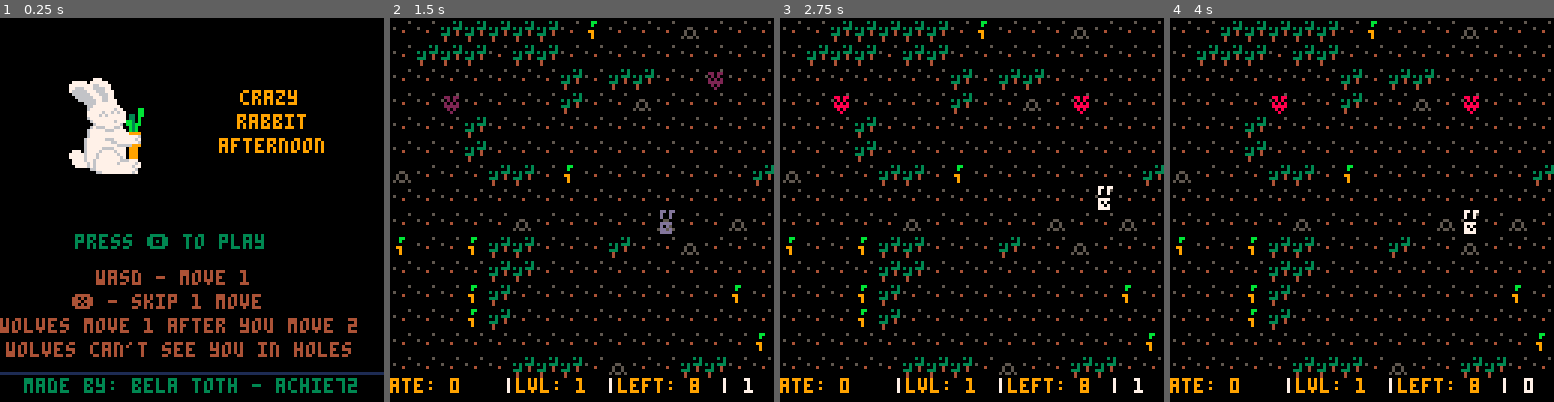
Above: before the commit, frames 1-4 (left to right).
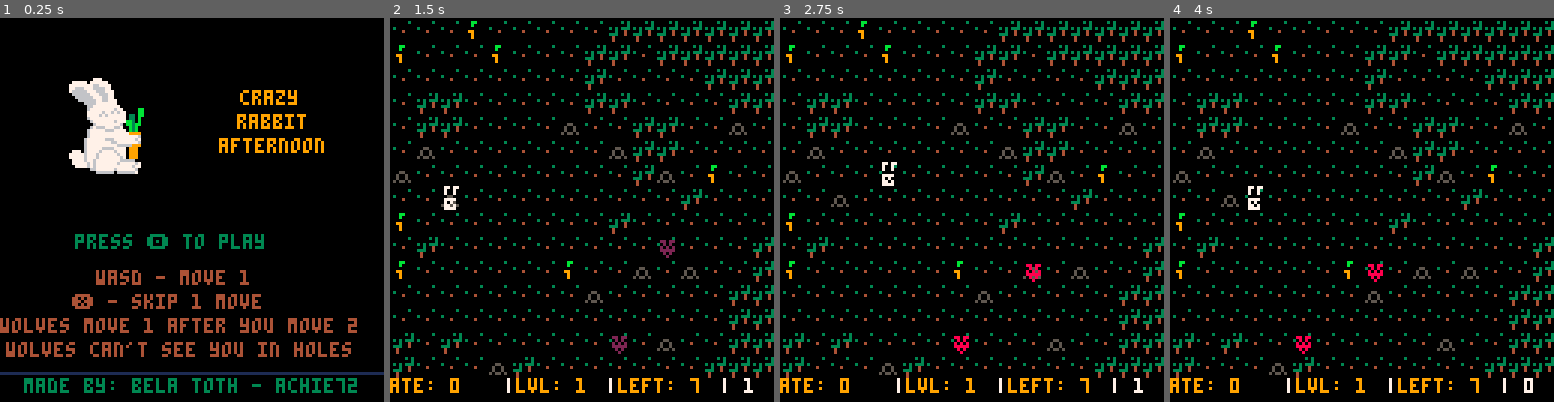
Above: after the commit, the same moments.

Repository: Achie72/crazy_rabbit_afternoon
Game: PICO-8 cartridge robunny.p8
Two runs of this game, one before a commit and one after it. Both use one fixed random seed, a clock stepped at 60 frames per second and the inputs below.
Inputs:
- Up to frame 1 (0.25 s): no input
- Up to frame 2 (1.5 s): tap X (X key) at 0.33, 1.07 s; tap O (Z key) at 0.7 s
- Up to frame 3 (2.75 s): hold Right 1.6-2.1 s; tap O (Z key) at 1.7, 2.1, 2.5 s; tap X (X key) at 1.85 s; hold Up 2.15-2.42 s; hold Right from 2.47 s (still down)
- Up to frame 4 (4 s): tap O (Z key) at 2.9, 3.3, 3.7 s; tap X (X key) at 2.97 s; release Right at 3.03 s; hold Left 3.08-3.58 s; hold Down 3.63-3.97 s

The runs differ from the first frame. In frame 1, less than 0.1% of the frame differs, in the area x 26-36%, y 36-41%; in frame 2, 13%; in frame 3, 13%; in frame 4, 13%, in the area x 0-100%, y 0-98%.

Commit message:
First iteration of Burrowing Through the Seasons Add Design document for it Add ability to move between burrows Add seasons Add stats menupoint
Fixes: #12
Fixes: #8

Diff:
--- a/robunny.p8
+++ b/robunny.p8
@@ -12,57 +12,103 @@
  state = 0, -- 0 for menu, 1 for game
  steps = 0,
  step_overflow_1 = 0,
- step_overflow_2 = 0
+ step_overflow_2 = 0,
+ brw_movement = 0
 }
+
+trees = {1,2,3,4}
+grounds = {5,6,7,8}
+burrow = 9
+burrow_highlight = 10
+
+season = 3 -- 1 summer, 2 fall, 3 winter, 4 spring
+season_duration = 50
+next_season = 0
+seasonal_movement = {2,2,2,2}
+seasonal_burrows = {0.05,0.04,0.05,0.01}
+seasonal_carrots = {0.05,0.02,0.01,0.03}
+seasonal_change = 0
 
 pressed_button = 0
 lost = 0
+carrot = 63
+paw = 48
 
 wolves={}
+burrows={}
 
 player={
   x = -1,
   y = -1,
   placed = 0
 }
+idx = 1
+old_idx = 1
+selecting = 0
+stats = 0
 
 function _init()
+ -- export("music.wav")
+ --music(0)
+  menuitem(2,"stats", show_stats)
+end
+
+function show_stats()
+  stats = 1
+end
+
+function init_game()
+
   lost = 0
   wolves = {}
+  burrows = {}
   player.x = -1
   player.y = -1
   player.placed = 0
   global.carrot_left = 0
+
+  calculate_seasons()
   cls()
 
   for x=0,global.mapsize-1 do
     for y=0,global.mapsize-2 do
-      mset(x,y,1)
+      mset(x,y,trees[season])
     end
   end
   dig(0,0,0.5,400)
   dig(8,8,0.5,400)
   dig(4,4,0.5,100)
-  place_rabbit_holes(0.05)
-  place_carrots(0.03)
+  place_rabbit_holes(seasonal_burrows[season])
+  place_carrots(seasonal_carrots[season])
 
   for x=0,global.mapsize-1 do
     for y=0,global.mapsize-2 do
-      if mget(x,y) == 4 then
+      if mget(x,y) == carrot then
         global.carrot_left += 1
       end
     end
   end
-  place_wolves(0.03)
+  place_wolves(0.05)
   place_player()
+  if (global.steps > 1) and ((global.steps%100) == 0) then
+    season += 1
+    if season > 4 then
+      season = 1
+    end
+  end
 end
 
 function place_rabbit_holes(probability)
   for x=0,global.mapsize-1 do
     for y=0,global.mapsize-2 do
       rng = rnd(1)
-      if (rng <= probability) and (mget(x,y) == 2) then
-        mset(x,y,3)
+      if (rng <= probability) and (mget(x,y) == grounds[season]) then
+        local brw = {
+          x = x,
+          y = y
+        }
+        add(burrows,brw)
+        mset(x,y,burrow)
       end
     end
   end
@@ -74,8 +120,8 @@
     for x=0,global.mapsize-1 do
       for y=0,global.mapsize-2 do
         rng = rnd(1)
-        if (rng <= probability) and (mget(x,y) == 2) then
-          mset(x,y,4)
+        if (rng <= probability) and (mget(x,y) == grounds[season]) then
+          mset(x,y,carrot)
           carrot_number += 1
         end
       end
@@ -83,18 +129,26 @@
   end
 end
 
-function place_wolves(probability)
-
-  while #wolves <= flr(flr(global.current_level/5) + global.difficulty) do
+function place_wolves(probability,season_multiplier)
+  local wolf_number
+  if season == 3 then
+    wolf_number = flr((global.current_level/5) + global.difficulty)/2
+    if wolf_number < 1 then
+      wolf_number = 1
+    end
+  else
+   wolf_number = flr((global.current_level/5) + global.difficulty)
+  end
+  while #wolves <= wolf_number do
     x_rand = flr(rnd(15)) + 1
     y_rand = flr(rnd(14)) + 1
     if not ((x_rand < 0) or (x_rand > 15) or (y_rand < 0) or (y_rand > 14)) then
       rng = rnd(1)
-      if (rng <= probability) and (mget(x_rand,y_rand) == 2) then
+      if (rng <= probability) and (mget(x_rand,y_rand) == grounds[season]) then
         local wolf = {
           x = x_rand,
           y = y_rand,
-          spr = 32
+          spr = 33
         }
         add(wolves,wolf)
       end
@@ -107,7 +161,7 @@
     x_rand = flr(rnd(15)) + 1
     y_rand = flr(rnd(14)) + 1
     if not ((x_rand < 0) or (x_rand > 15) or (y_rand < 0) or (y_rand > 14)) then
-      if (mget(x_rand,y_rand) == 3) then
+      if (mget(x_rand,y_rand) == burrow) then
         player.x = x_rand
         player.y = y_rand
         player.placed = 1
@@ -171,16 +225,16 @@
     end
     done = done + 1
     draw = rnd(1)
-    mset(x,y,2)
+    mset(x,y,grounds[season])
     outside = true
   end
 end
 
 
 function check_carrot()
-  if (mget(player.x,player.y) == 4) then
+  if (mget(player.x,player.y) == carrot) then
     sfx(0)
-    mset(player.x,player.y,2)
+    mset(player.x,player.y,grounds[season])
     global.score +=1
     global.carrot_left -= 1
   end
@@ -188,7 +242,7 @@
 
 function line_of_sight(x0,y0,x1,y1)
 
-  if(mget(x0,y0) == 3) then
+  if(mget(x0,y0) == burrow) then
     return false
   end
 
@@ -212,7 +266,7 @@
 
   local err, e2 = dx-dy, nil
 
-  if (mget(x0, y0) == 1) then return false end
+  if (mget(x0, y0) == trees[season]) then return false end
 
   while not(x0 == x1 and y0 == y1) do
     e2 = err + err
@@ -224,7 +278,7 @@
       err = err + dx
       y0  = y0 + sy
     end
-    if (mget(x0, y0) == 1) then return false end
+    if (mget(x0, y0) == trees[season]) then return false end
   end
 
   return true
@@ -282,7 +336,7 @@
         if ((wolf.x+step_x < 0) or (wolf.x+step_x > 15) or (wolf.y+step_y < 0) or (wolf.y+step_y > 14)) then
           outside = true
         else
-          if not (mget(wolf.x+step_x,wolf.y+step_y) == 1) then
+          if not (mget(wolf.x+step_x,wolf.y+step_y) == trees[season]) then
            outside = false
           end
           end
@@ -291,8 +345,7 @@
       wolf.y += step_y
     end
     if (player.x == wolf.x) and (player.y == wolf.y) then
-      printh("on it")
-      if not (mget(player.x,player.y) == 3) then
+      if not (mget(player.x,player.y) == burrow) then
         lost = 1
       end
     end
@@ -461,10 +514,19 @@
  return abs(a.x - b.x) + abs(a.y - b.y)
 end
 
+function calculate_seasons()
+  if (global.steps > next_season) then
+    next_season = global.steps + season_duration
+    season += 1
+    seasonal_change = 1
+    if season > 4 then
+      season =1
+    end
+  end
+end
+
 function calculate_difficulty()
-  global.difficulty = 1 + (global.steps/100) + (global.step_overflow_1*100) + (global.step_overflow_2*1000)
-  printh(global.difficulty)
-  printh(flr(flr(global.current_level/5) + global.difficulty))
+  global.difficulty = 1 + (global.steps/100) + (global.step_overflow_1*100) + (global.step_overflow_2*1000) + global.brw_movement
 end
 
 
@@ -472,83 +534,144 @@
   --printh("lost: "..lost.." state: "..global.state)
   if global.state == 0 then
     if btnp(4) then
+      season = 1
+      global.difficulty = 1
       global.state = 1
-      _init()
+      steps = 0
+      step_overflow_1 = 0
+      step_overflow_2 = 0
+      global.score = 0
+      init_game()
     end
   else
     if not (lost == 1) then
 
-      calculate_difficulty()
-
-      if global.steps > 3270 then
-        global.steps = 0
-        global.step_overflow_1 += 1
-      end
-      if global.step_overflow_1 > 3270 then
-        global.step_overflow_1 = 0
-        global.step_overflow_2 += 1
-      end
-
-      new_x = player.x
-      new_y = player.y
-      --printh("miva")
-      -- player turn for up to two movement
+      if stats == 1 then
         if btnp(4) then
-          --_init()
-          --global.current_level +=1
+          stats = 0
+        end
+      elseif selecting == 1 then
+        mset(burrows[idx].x,burrows[idx].y,burrow)
+        if btnp(0) then
+          idx -= 1
+          if (idx < 1) idx = #burrows
+        elseif btnp(1) then
+          idx += 1
+          if (idx > #burrows) idx = 1
+        end
+        if btnp(4) then
+          global.brw_movement += 0.2
+          selecting = 0
+          mset(burrows[idx].x,burrows[idx].y, grounds[season])
+          player.x = burrows[idx].x
+          player.y = burrows[idx].y
+          del(burrows,burrows[idx])
+        else
+          mset(burrows[idx].x,burrows[idx].y,burrow_highlight)
         end
         if btnp(5) then
-          pressed_button +=1
-          global.steps +=1
-        elseif btnp(0) then
-          new_x = player.x - 1
-          pressed_button +=1
-          global.steps +=1
-        elseif btnp(1) then
-          new_x = player.x + 1
-          pressed_button +=1
-          global.steps +=1
-       elseif btnp(2) then
-          new_y = player.y - 1
-          pressed_button +=1
-          global.steps +=1
-       elseif btnp(3) then
-          new_y = player.y + 1
-          pressed_button +=1
-          global.steps +=1
-        end
-
-      -- move player if valid movement
-      if (not (mget(new_x,new_y) == 1)) then
-        if not ((new_x < 0) or (new_x > 15) or (new_y < 0) or (new_y > 14)) then
-          player.x = new_x
-          player.y = new_y
-        end
-      end
-
-     for wolf in all(wolves) do
-        if (player.x == wolf.x) and (player.y == wolf.y) then
-          if not (mget(player.x,player.y) == 3) then
-            lost = 1
+          local brw = {
+            x = player.x,
+            y = player.y
+          }
+          add(burrows,brw)
+          mset(player.x,player.y,burrow)
+          mset(burrows[idx].x,burrows[idx].y,burrow)
+          selecting = 0
+        end
+      elseif seasonal_change == 1 then
+        if btnp(4) then
+          seasonal_change = 0
+        end
+      else
+        calculate_difficulty()
+
+        if global.steps > 3270 then
+          global.steps = 0
+          global.step_overflow_1 += 1
+        end
+        if global.step_overflow_1 > 3270 then
+          global.step_overflow_1 = 0
+          global.step_overflow_2 += 1
+        end
+
+        new_x = player.x
+        new_y = player.y
+        --printh("miva")
+        -- player turn for up to two movement
+  --       if btnp(4) then
+  --        season += 1
+  --          if season > 4 then
+  --            season = 1
+  --          end
+  --          init_game()
+  --        end
+          if btnp(5) then
+            pressed_button +=1
+            global.steps +=1
+          elseif btnp(0) then
+            new_x = player.x - 1
+            pressed_button +=1
+            global.steps +=1
+          elseif btnp(1) then
+            new_x = player.x + 1
+            pressed_button +=1
+            global.steps +=1
+         elseif btnp(2) then
+            new_y = player.y - 1
+            pressed_button +=1
+            global.steps +=1
+         elseif btnp(3) then
+            new_y = player.y + 1
+            pressed_button +=1
+            global.steps +=1
           end
-        end
-      end
-
-      -- move enemies if player did 2 steps
-      while pressed_button == 2 do
-        move_wolves()
-        pressed_button = 0
-      end
-
-      check_carrot()
-
-      if(global.carrot_left == 0) then
-      global.current_level += 1
-        _init()
-      end
-
-      for wolf in all(wolves) do
-        wolf_sight(wolf)
+          if (mget(player.x,player.y) == burrow) or (mget(player.x,player.y) == burrow_highlight) then
+            if btnp(4) then
+              mset(player.x,player.y,grounds[season])
+              for brw in all(burrows) do
+                if (player.x == brw.x) and (player.y == brw.y) then
+                  del(burrows,brw)
+                end
+              end
+              selecting = 1
+              idx = 1
+              old_idx = 1
+            end
+          end
+
+        -- move player if valid movement
+        if (not (mget(new_x,new_y) == trees[season])) then
+          if not ((new_x < 0) or (new_x > 15) or (new_y < 0) or (new_y > 14)) then
+            player.x = new_x
+            player.y = new_y
+          end
+        end
+
+       for wolf in all(wolves) do
+          if (player.x == wolf.x) and (player.y == wolf.y) then
+            if not (mget(player.x,player.y) == burrow) then
+              lost = 1
+            end
+          end
+        end
+
+        -- move enemies if player did 2 steps
+        while (pressed_button == seasonal_movement[season]) and not (lost == 1) do
+          move_wolves()
+          pressed_button = 0
+        end
+
+        check_carrot()
+
+        if(global.carrot_left == 0) then
+        global.current_level += 1
+          init_game()
+        end
+
+        for wolf in all(wolves) do
+          wolf_sight(wolf)
+        end
       end
     else
       if btnp(4) then
@@ -567,14 +690,27 @@
 
 function _draw()
   if lost == 1 then
-    rectfill(32,60,96,81,7)
-    rectfill(33,61,95,80,0)
-    print("you got eaten!",38,64,8)
-
-    if(time()%2 < 1) then
-      print("- \142 -",55,72,8)
-    end
-
+      rectfill(32,32,102,91,7)
+      rectfill(33,33,101,90,0)
+      print("you got eaten: ",38,34,8)
+      rectfill(33,42,102,42,7)
+      print("score: "..global.score,34,44,7)
+      print("diff: "..global.difficulty,34,53,7)
+      print("steps: "..global.steps,34,62,7)
+      local s
+      if season == 1 then
+        s = "summer"
+      elseif season == 2 then
+        s = "fall"
+      elseif season == 3 then
+        s = "winter"
+      elseif season == 4 then
+        s = "spring"
+      end
+      print("season: "..s,34,71,7)
+      if(time()%2 < 1) then
+        print("- \142 -",55,80,8)
+      end
   else
     cls()
     if global.state == 0 then
@@ -582,20 +718,13 @@
     else
       map()
       for wolf in all(wolves) do
-        spr(63,wolf.x*8,wolf.y*8)
         spr(wolf.spr,wolf.x*8,wolf.y*8)
       end
       if(mget(player.x,player.y) == 3) then
         spr(17,player.x*8,player.y*8)
-        --printh("on")
-        --printh(player.x.." "..player.y)
-        --printh(mget(player.x,player.y))
       else
         spr(16,player.x*8,player.y*8)
-        --printh("off")
-        --printh(player.x.." "..player.y)
-      end
-      --print(global.score)
+      end
       for paw in all(paws) do
         spr(paw.spr,paw.x,paw.y)
       end
@@ -606,13 +735,70 @@
 end
 
 function draw_ui()
-  print("ate: "..global.score,0,120,9)
-  print("|",38,120,7)
-  print("lvl: "..global.current_level,42,120,9)
-  print("|",72,120,7)
-  print("left: "..global.carrot_left,76,120,9)
-  print("| "..pressed_button,110,120,7)
-  --print("step: "..pressed_button,96,120,9)
+  if selecting == 1 then
+    print("⬅️➡️:prv/nxt",0,120,9)
+    print("|",52,120,7)
+    print("\142:select",56,120,9)
+    print("|",92,120,7)
+    print("\151:exit",96,120,9)
+  elseif seasonal_change == 1 then
+    rectfill(32,32,102,91,7)
+    rectfill(33,33,101,90,0)
+    print("season info: ",38,34,9)
+    rectfill(33,42,102,42,7)
+    seasonal_movement = {2,2,1,2}
+    seasonal_burrows = {0.05,0.04,0.03,0.01}
+    seasonal_carrots = {0.05,0.02,0.01,0.03}
+    seasonal_wolfs = {0.05,0.04,0.04,0.02}
+
+    if season == 1 then
+      print("avg burrows",34,44,7)
+      print("avg carrots",34,54,7)
+      print("avg wolves",34,64,7)
+    elseif season == 2 then
+      print("less burrows",34,44,7)
+      print("less carrots",34,54,7)
+      print("less wolves",34,64,7)
+    elseif season == 3 then
+      print("less burrows",34,44,7)
+      print("least carrots",34,54,7)
+      print("less wolves",34,64,7)
+    elseif season == 4 then
+      print("least burrows",34,44,7)
+      print("less carrots",34,54,7)
+      print("least wolves",34,64,7)
+    end
+    print("- \142 -",55,80,9)
+  else
+    print("ate: "..global.score,0,120,9)
+    print("|",38,120,7)
+    print("lvl: "..global.current_level,42,120,9)
+    print("|",72,120,7)
+    print("left: "..global.carrot_left,76,120,9)
+    print("| "..pressed_button,110,120,7)
+    --print("step: "..pressed_button,96,120,9)
+  end
+  if stats == 1 then
+    rectfill(32,32,102,91,7)
+    rectfill(33,33,101,90,0)
+    print("current status: ",38,34,9)
+    rectfill(33,42,102,42,7)
+    print("score: "..global.score,34,44,7)
+    print("diff: "..global.difficulty,34,53,7)
+    print("steps: "..global.steps,34,62,7)
+    local s
+    if season == 1 then
+      s = "summer"
+    elseif season == 2 then
+      s = "fall"
+    elseif season == 3 then
+      s = "winter"
+    elseif season == 4 then
+      s = "spring"
+    end
+    print("season: "..s,34,71,7)
+    print("- \142 -",55,80,9)
+  end
 end
 
 function draw_menu()
@@ -836,7 +1022,7 @@
 
 
 __gff__
-0001000000000000000000000000000000000000000000000000000000000000000000000000000000000000000000000000000000000000000000000000000000000000000000000000000000000000000000000000000000000000000000000000000000000000000000000000000000000000000000000000000000000000
+0001010101000000000000000000000000000000000000000000000000000000000000000000000000000000000000000000000000000000000000000000000000000000000000000000000000000000000000000000000000000000000000000000000000000000000000000000000000000000000000000000000000000000
 0000000000000000000000000000000000000000000000000000000000000000000000000000000000000000000000000000000000000000000000000000000000000000000000000000000000000000000000000000000000000000000000000000000000000000000000000000000000000000000000000000000000000000
 __map__
 0000000000000000000000010000000000000000000000000000000000000000000000000000000000000000000000000000000000000000000000000000000000000000000000000000000000000000000000000000000000000000000000000000000000000000000000000000000000000000000000000000000000000000
Not shown, changed: 24 lines of the sprite sheet (__gfx__) section of robunny.p8
Not shown, changed: the music (__music__) section of robunny.p8
Not shown, changed: the sound effects (__sfx__) section of robunny.p8
Not shown, added: Burrowing_Through_the_Seasons.md
Not shown, changed: docs/index.html
Not shown, changed: docs/index.js
